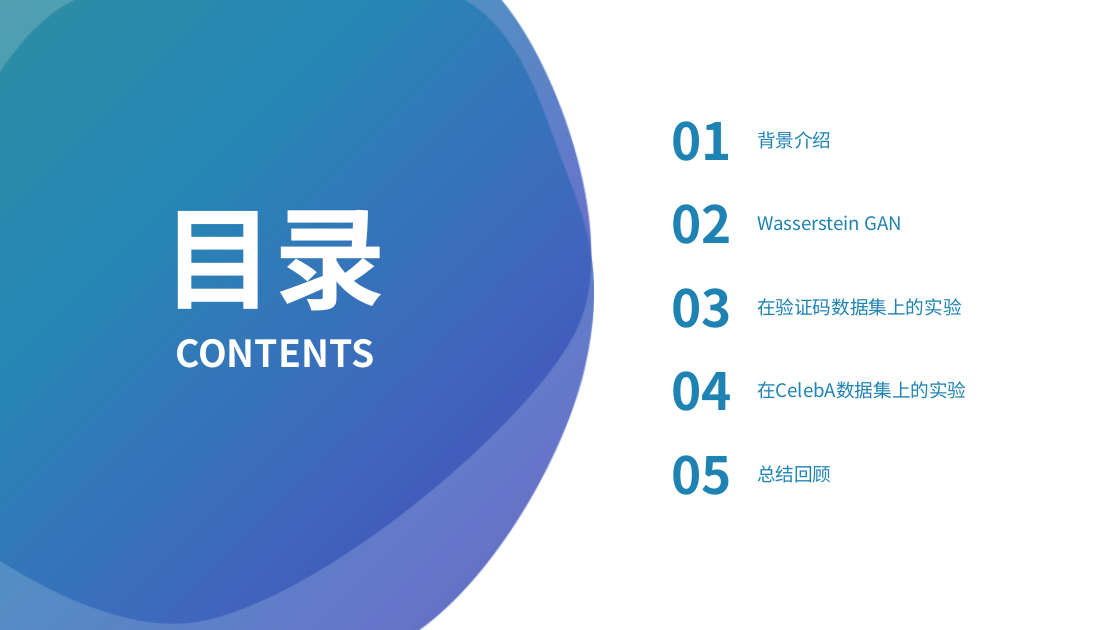
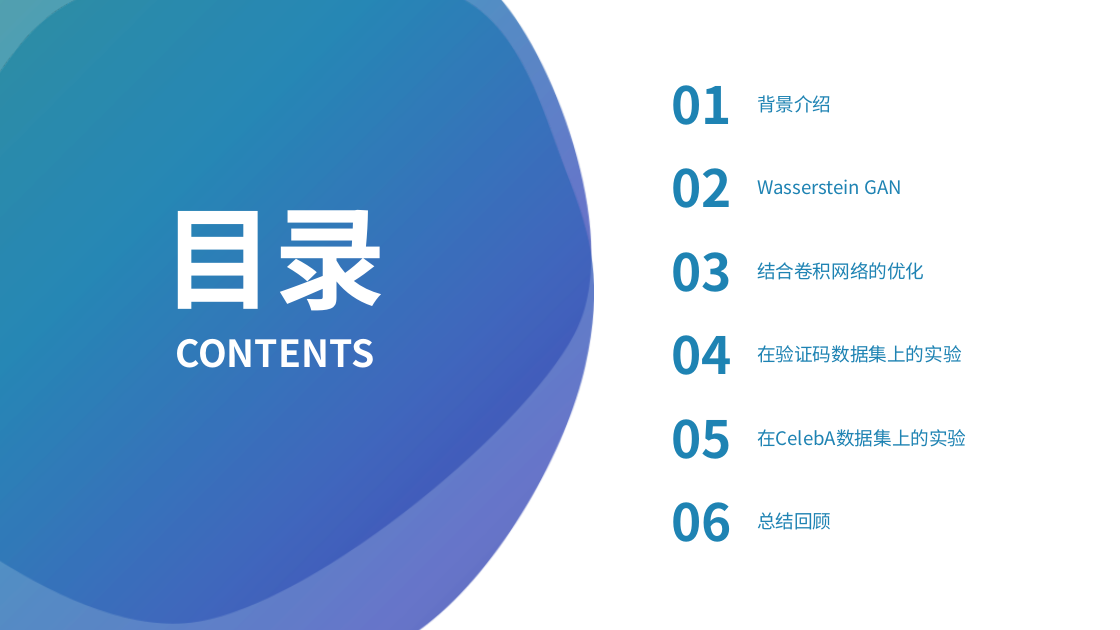
Before and after one commit to cahhbwy/Graduation_Design, a slide deck: slide 2 of PB13011058-王悦.pptx. Drawn at 1120x630 pixels with LibreOffice and Linux fonts; fonts in the diff are those of the drawing. Boxes give left, top, right and bottom in pixels: in the first picture for what was removed or moved away, otherwise in the second. Text is boxed around its words. In the diff, an @@ line names an element or a change of style, - is before the commit and + after.

```diff
--- a/PB13011058-王悦.pptx
+++ b/PB13011058-王悦.pptx
@@ 7 texts: place and size @@
-7 texts at bbox=[671, 121, 902, 495]
+7 texts at bbox=[671, 85, 902, 459]
@@ text added at bbox=[757, 262, 924, 280], 16 pt, text #1E83B3 @@
+结合卷积网络的优化
@@ text added at bbox=[671, 502, 732, 542], 44 pt, text #1E83B3, bold @@
+06
@@ 3 texts: place and size @@
-3 texts at bbox=[757, 298, 966, 483]
+3 texts at bbox=[757, 345, 966, 530]
```
Also in this commit, not shown: 2 other slides changed, 1 slide added, 1 slide removed.
